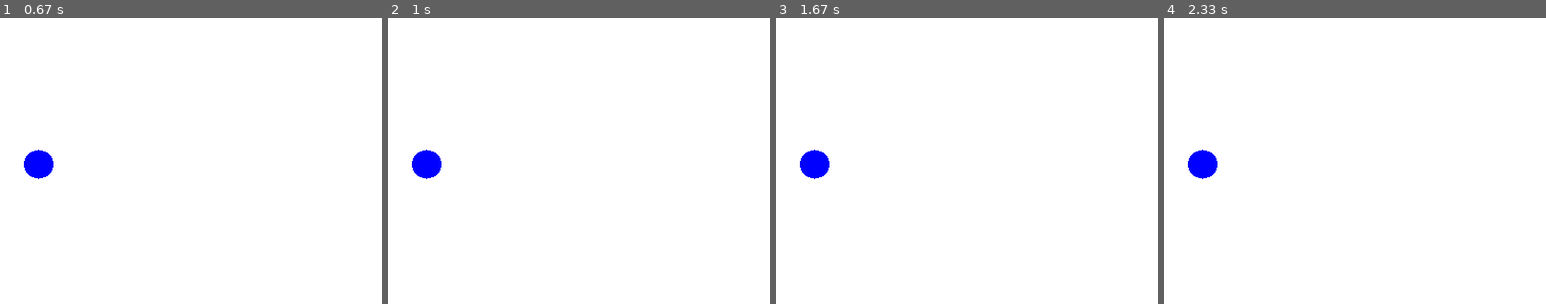
Above: before the commit, frames 1-4 (left to right).
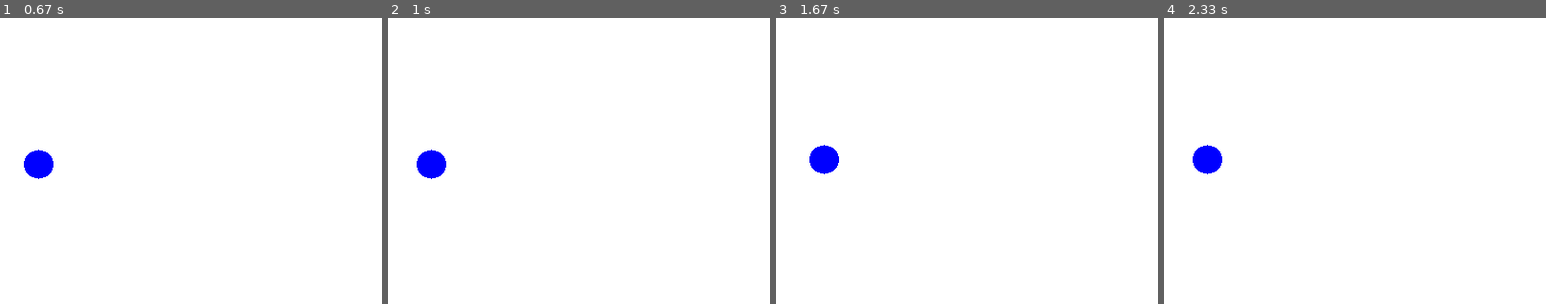
Above: after the commit, the same moments.

Repository: robsonsilv4/fup
Game: pygame game, started from codigo.py
Two runs of this game, one before a commit and one after it. Both use one fixed random seed, a clock stepped at 60 frames per second and the inputs below.
Inputs:
- Up to frame 1 (0.67 s): tap Enter at 0.33 s
- Up to frame 2 (1 s): hold Right from 0.67 s (still down)
- Up to frame 3 (1.67 s): release Right at 1.13 s; hold Up 1.17-1.47 s; hold Right from 1.5 s (still down)
- Up to frame 4 (2.33 s): release Right at 1.97 s; hold Left from 2 s (still down)
The pictures show only the part of the screen within x 0-50%, y 24-74%; the shares and areas given below are measured in that part.

Frame 1 is identical in both runs. In frame 2, 0.2% of the frame differs, in the area x 6-16%, y 46-57%; in frame 3, 0.5%, in the area x 6-17%, y 44-57%; in frame 4, 0.4%.

Commit message:
Adicionado interação do jogador 1

Diff:
--- a/codigo.py
+++ b/codigo.py
@@ -23,7 +23,7 @@
 
 
 def desenha_personagem(per, cor):
-    #pygame.draw.circle(
+    # pygame.draw.circle(
     #    tela,
     #    cor,
     #    (per['pos']['x'],
@@ -43,6 +43,16 @@
             # Função do Pygame para fechar a janela
             pygame.quit()
 
+        elif evento.type == pygame.KEYDOWN:
+            if evento.key == pygame.K_RIGHT:
+                jogador1["pos"]['x'] += 5
+            elif evento.key == pygame.K_LEFT:
+                jogador1["pos"]['x'] -= 5
+            elif evento.key == pygame.K_UP:
+                jogador1["pos"]['y'] -= 5
+            elif evento.key == pygame.K_DOWN:
+                jogador1["pos"]['y'] += 5
+
     tela.fill(branco)
     desenha_personagem(jogador1, azul)
     desenha_personagem(jogador2, vermelho)
